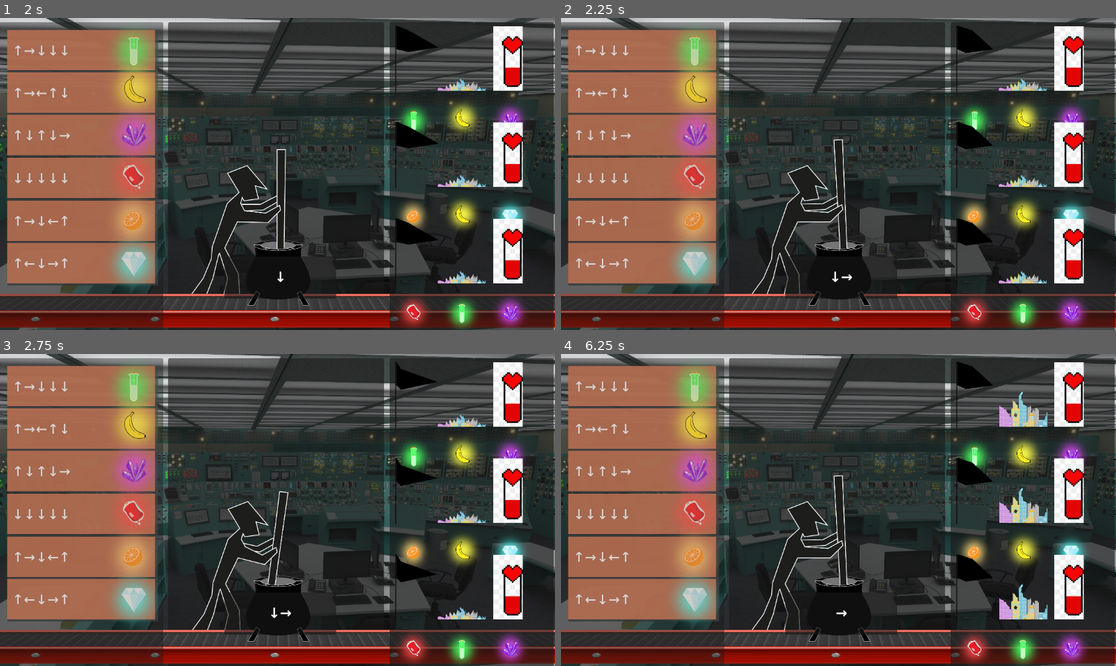
Above: before the commit, frames 1-4 (two rows, left to right).
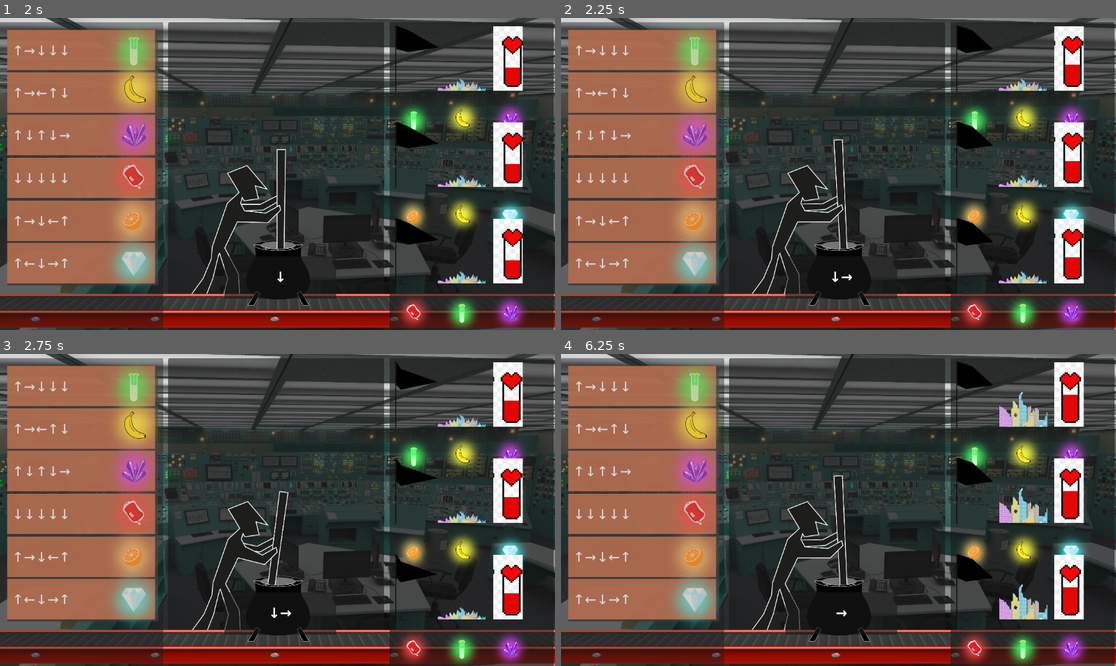
Above: after the commit, the same moments.

Repository: MelissaEPFL/OrbitalGameJam2025
Game: Godot game, scene res://main.tscn
Two runs of this game, one before a commit and one after it. Both use one fixed random seed, a clock stepped at 60 frames per second and the inputs below.
Inputs:
- Up to frame 1 (2 s): tap Enter at 0.5, 0.6 s; hold D 0.53-1.28 s; hold S from 1.28 s (still down); tap 1 at 1.35 s
- Up to frame 2 (2.25 s): release S at 2.03 s; hold D from 2.03 s (still down); tap 2 at 2.1 s
- Up to frame 3 (2.75 s): keep holding D
- Up to frame 4 (6.25 s): release D at 2.78 s; hold W 2.78-3.53 s; tap one key every 0.75 s from 2.85 s: 3 4 5 6 7; hold A 3.53-5.03 s; hold S 5.03-5.78 s; hold D from 5.78 s (still down)

Frame 1 is identical in both runs. In frame 2, 0.8% of the frame differs, in the area x 88-95%, y 5-84%; in frame 3, 0.8%; in frame 4, 1.2%, in the area x 89-95%, y 5-84%.

Commit message:
Remove error in healthbar progress and play explosion on successful hit

Diff:
--- a/Game/country.gd
+++ b/Game/country.gd
@@ -32,6 +32,8 @@
 
 var all_recipes: Array[int]
 var recipe: Array[int]
+
+var damage_country_next_time = false
 
 var ID: String
 
@@ -73,7 +75,7 @@
 
 		country_health = country_health + health_step
 		# frame 1-8, frame 1 is unhealthy, frame 8 is healthy
-		#_animation_healthbar.frame = round(country_health/health_step)
+		_animation_healthbar.frame = round(country_health/health_step)
 		#print('update country health!')
 
 		# update city sprite depending on health and 3 frames of city health
@@ -81,8 +83,11 @@
 		# frame 1: building
 		# frame 2: ok
 		# change 3
-		_animation_city.frame = roundi(fmod(country_health, maximum_country_health) / (maximum_country_health / CITY_FRAMES))
-		#print(_animation_city.frame, '||||',country_health, '||||', maximum_country_health, '|||', maximum_country_health / 3 * 2)
+		_animation_city.frame = roundi(
+			fmod(country_health, maximum_country_health) /
+			(maximum_country_health / CITY_FRAMES)
+		) if country_health < maximum_country_health else 2
+		#print(ID, ': ', _animation_city.frame, '||||',country_health, '||||', maximum_country_health)
 
 	#print(_animation_city.frame)
 
@@ -93,7 +98,9 @@
 
 	# REMOVE for demo purpose, play attack animation on city
 	#if time_country > 5 && debug_play_one_attack_example:
-	#	attack_city(time_country)
+	if damage_country_next_time:
+		damage_country_next_time = false
+		attack_city(time_country)
 
 func attack_city(now: float):
 	debug_play_one_attack_example = false
@@ -118,3 +125,9 @@
 		t2_i1, t2_i2, t2_i3,
 		t3_i1, t3_i2, t3_i3,
 	]
+
+
+func _on_game_manager_successful_missile_launch(target: int) -> void:
+	if target == ID.to_int():
+		damage_country_next_time = true
+		print('country ', ID, ' was hit')
--- a/Game/main.tscn
+++ b/Game/main.tscn
@@ -283,6 +283,7 @@
 [connection signal="successfulIncantation" from="GameManager" to="GameManager/FinishedIngredients" method="update_ingredient"]
 [connection signal="successfulIncantation" from="GameManager" to="Menu gauche/ControlMenugauche" method="interecpt_success"]
 [connection signal="successfulMissileLaunch" from="GameManager" to="GameManager/FinishedIngredients" method="reset_grid"]
+[connection signal="successfulMissileLaunch" from="GameManager" to="Menu droite/country" method="_on_game_manager_successful_missile_launch"]
 [connection signal="successfulMissileLaunch" from="GameManager" to="Menu central/Chaudron" method="_on_recipe_change"]
 [connection signal="chaudron_arrived" from="Menu central/Chaudron" to="Menu central/ConveyorBelt" method="_conveyor_on_off"]
 [connection signal="chaudron_moving" from="Menu central/Chaudron" to="Menu central/ConveyorBelt" method="_conveyor_on_off"]
